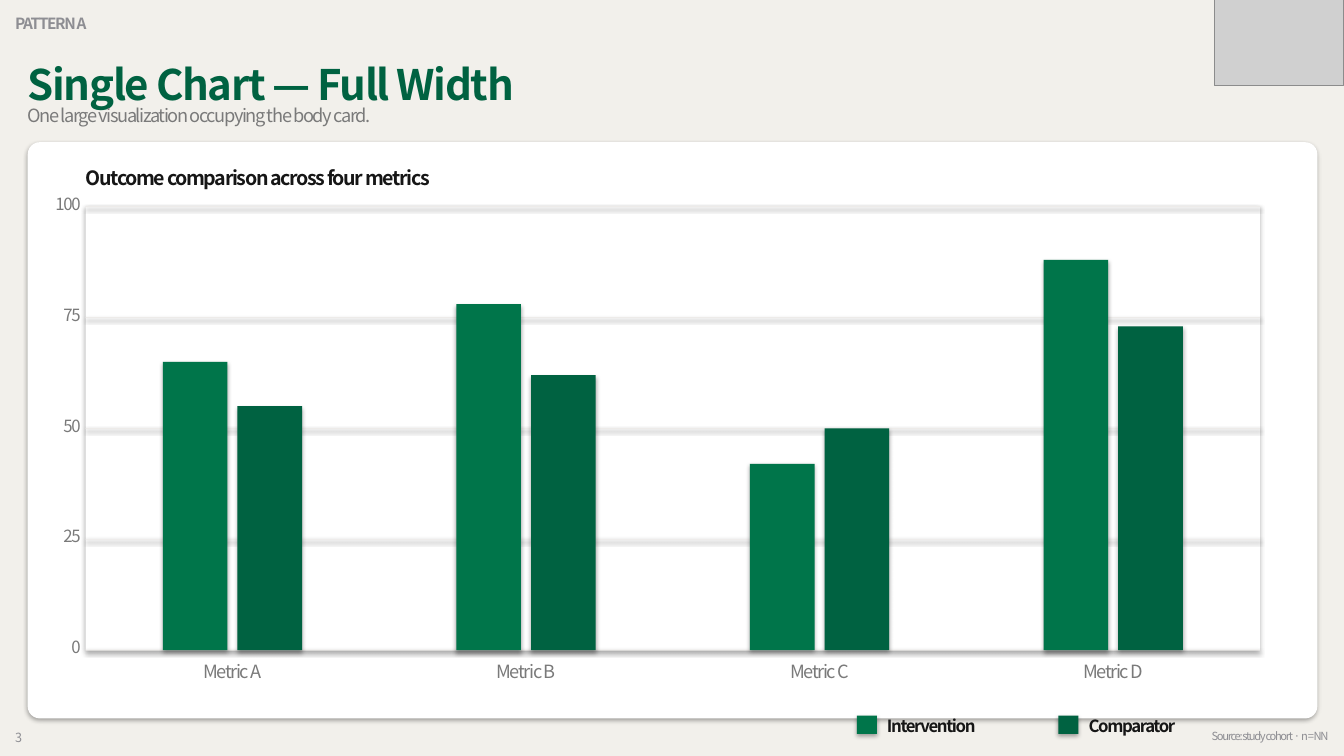
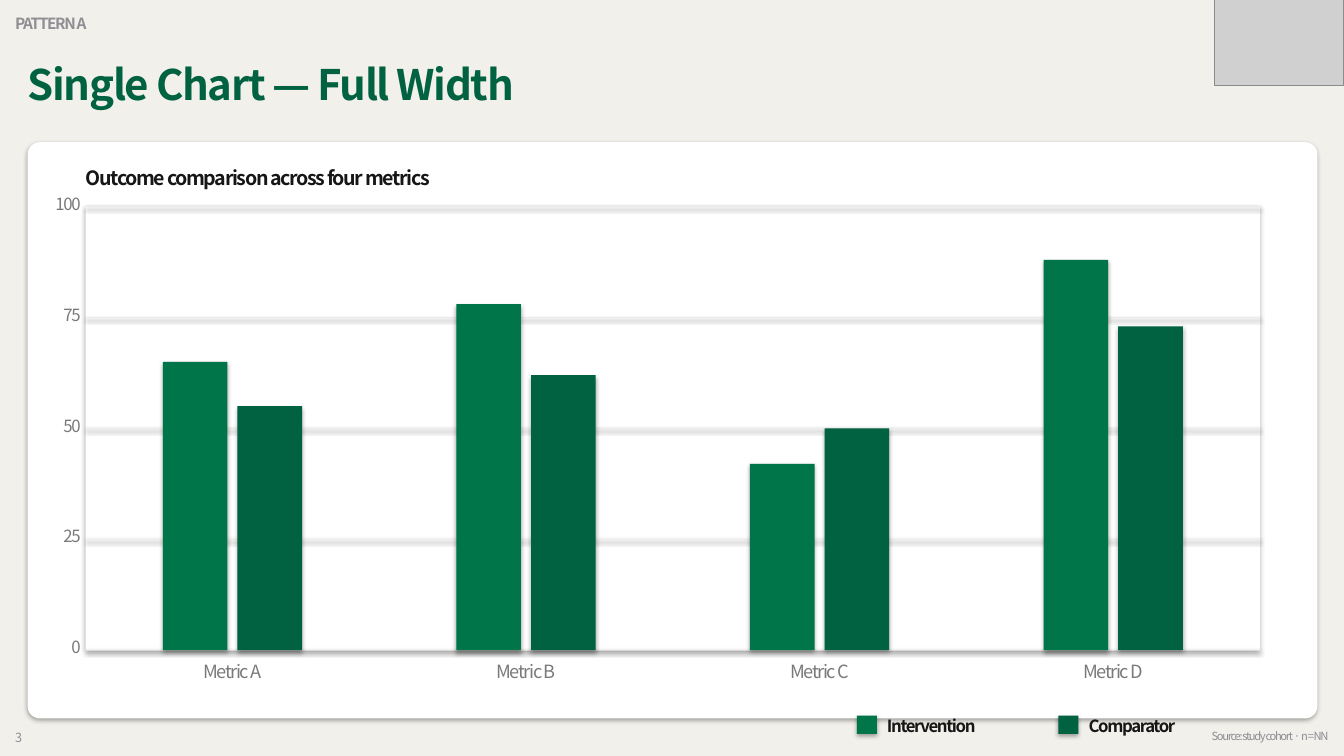
Before and after one commit to grotyx/medical-ppt-design, a slide deck: slide 3 of backbone_slides.pptx. Drawn at 1344x756 pixels with LibreOffice and Linux fonts; fonts in the diff are those of the drawing; grey boxes stand for pictures. Boxes give left, top, right and bottom in pixels: in the first picture for what was removed or moved away, otherwise in the second. Text is boxed around its words. In the diff, an @@ line names an element or a change of style, - is before the commit and + after.

```diff
--- a/backbone_slides.pptx
+++ b/backbone_slides.pptx
@@ text removed at box(28, 103, 370, 127) @@
-One large visualization occupying the body card.
```
Also in this commit, not shown: 8 other slides changed, 1 other file.
